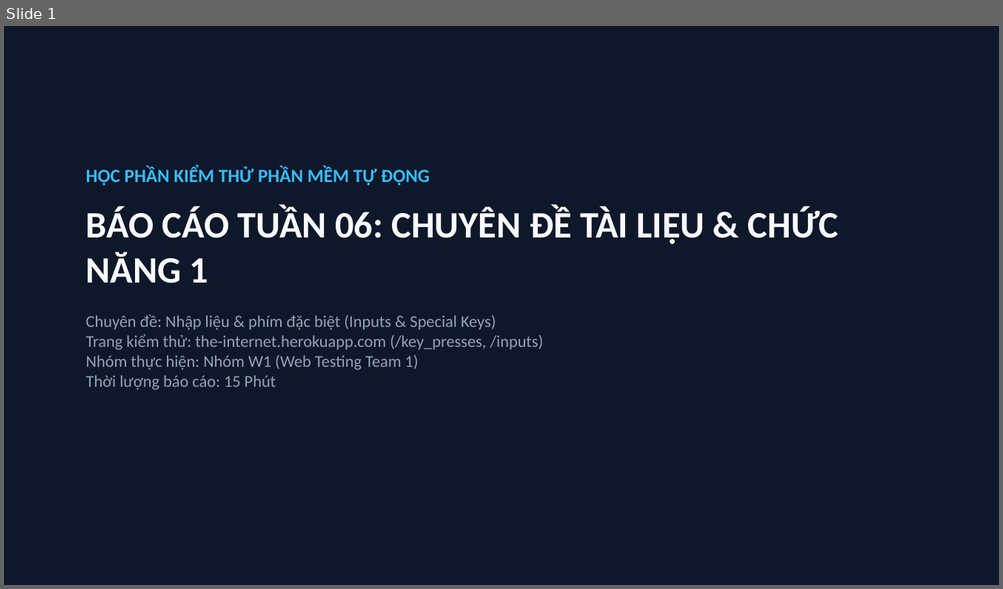
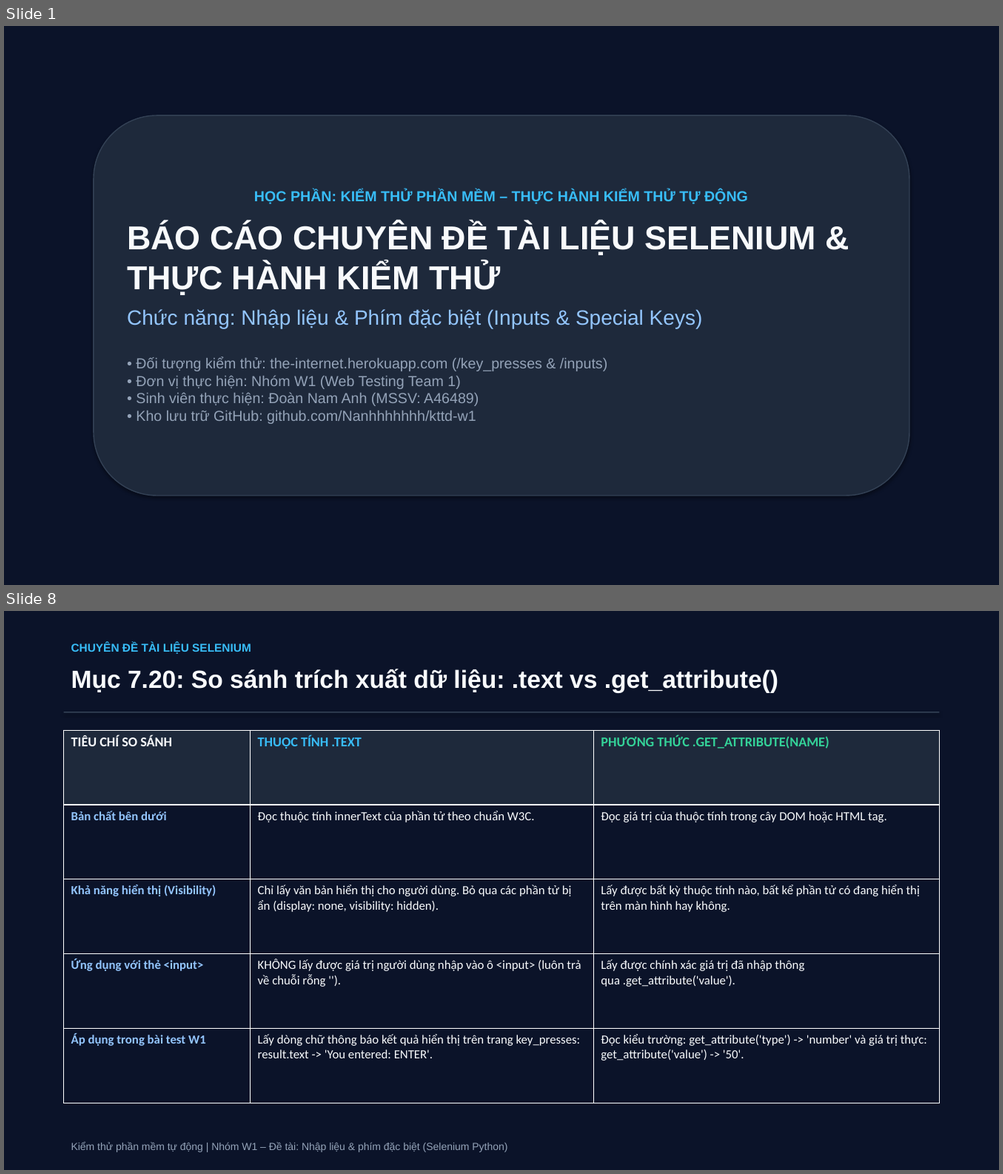
Before and after one commit to Nanhhhhhhh/kttd-w1, a slide deck: tuan-06/slide_tuan06_w1.pptx. Shown one above the other, each under a label of ours: slide 1 before the commit, slides 1 and 8 after it; the slides between them are not shown. The pictures are 1003x589 and 1003x1174 pixels, drawn with LibreOffice and Linux fonts; fonts in the diff are those of the drawing. Boxes give left, top, right and bottom in pixels: in the first picture for what was removed or moved away, otherwise in the second. Text is boxed around its words. In the diff, an @@ line names an element or a change of style, - is before the commit and + after.

Commit message:
T06: Nâng cấp bộ Slide báo cáo 18 trang chuyên sâu (PPTX & HTML)

```diff
--- a/tuan-06/slide_tuan06_w1.pptx
+++ b/tuan-06/slide_tuan06_w1.pptx
@@ slide 8 added at [4,611,999,1170], background #FFFFFF @@
@@ rectangle added at [4,611,999,1170], fill #0B1329 @@
@@ text added at [71,643,251,654], 11 pt, text #38BDF8, bold @@
+CHUYÊN ĐỀ TÀI LIỆU SELENIUM
@@ text added at [71,669,778,693], 24 pt, text #F8FAFC, bold @@
+Mục 7.20: So sánh trích xuất dữ liệu: .text vs .get_attribute()
@@ rectangle added at [64,712,939,712], fill #334155 @@
@@ table added at [64,730,939,1103], 5 rows, 3 columns @@
+TIÊU CHÍ SO SÁNH | THUỘC TÍNH .TEXT | PHƯƠNG THỨC .GET_ATTRIBUTE(NAME)
+Bản chất bên dưới | Đọc thuộc tính innerText của phần tử theo chuẩn W3C. | Đọc giá trị của thuộc tính trong cây DOM hoặc HTML tag.
+Khả năng hiển thị (Visibility) | Chỉ lấy văn bản hiển thị cho người dùng. Bỏ qua các phần tử bị ẩn (display: none, visibility: hidden). | Lấy được bất kỳ thuộc tính nào, bất kể phần tử có đang hiển thị trên màn hình hay không.
+Ứng dụng với thẻ <input> | KHÔNG lấy được giá trị người dùng nhập vào ô <input> (luôn trả về chuỗi rỗng ''). | Lấy được chính xác giá trị đã nhập thông qua .get_attribute('value').
+Áp dụng trong bài test W1 | Lấy dòng chữ thông báo kết quả hiển thị trên trang key_presses: result.text -> 'You entered: ENTER'. | Đọc kiểu trường: get_attribute('type') -> 'number' và giá trị thực: get_attribute('value') -> '50'.
@@ text added at [71,1142,507,1153], 10 pt, text #94A3B8 @@
+Kiểm thử phần mềm tự động | Nhóm W1 – Đề tài: Nhập liệu & phím đặc biệt (Selenium Python)
@@ slide 1 changed as well @@
@@ rectangle at [4,26,999,585]: fill #0F172A to #0B1329 @@
@@ rounded rectangle "HỌC PHẦN: KIỂM THỬ PHẦN ...": place and size @@
-rounded rectangle "HỌC PHẦN: KIỂM THỬ PHẦN ..." at [86,167,838,390]
+rounded rectangle "HỌC PHẦN: KIỂM THỬ PHẦN ..." at [94,116,909,496]
@@ rounded rectangle "HỌC PHẦN: KIỂM THỬ PHẦN ..." at [94,116,909,496]: vertical alignment top to middle; fill none to #1E293B; outline none to #334155 1 pt; shadow on @@
@@ text in rounded rectangle at [127,190,815,424]: text changed; size 16 to 14 pt; font Calibri to Arial @@
-HỌC PHẦN KIỂM THỬ PHẦN MỀM TỰ ĐỘNG
-BÁO CÁO TUẦN 06: CHUYÊN ĐỀ TÀI LIỆU & CHỨC NĂNG 1
-Chuyên đề: Nhập liệu & phím đặc biệt (Inputs & Special Keys)
-Trang kiểm thử: the-internet.herokuapp.com (/key_presses, /inputs)
-Nhóm thực hiện: Nhóm W1 (Web Testing Team 1)
-Thời lượng báo cáo: 15 Phút
+HỌC PHẦN: KIỂM THỬ PHẦN MỀM – THỰC HÀNH KIỂM THỬ TỰ ĐỘNG
+BÁO CÁO CHUYÊN ĐỀ TÀI LIỆU SELENIUM & THỰC HÀNH KIỂM THỬ
+Chức năng: Nhập liệu & Phím đặc biệt (Inputs & Special Keys)
+• Đối tượng kiểm thử: the-internet.herokuapp.com (/key_presses & /inputs)
+• Đơn vị thực hiện: Nhóm W1 (Web Testing Team 1)
+• Sinh viên thực hiện: Đoàn Nam Anh (MSSV: A46489)
+• Kho lưu trữ GitHub: github.com/Nanhhhhhhh/kttd-w1
```
Also in this commit, not shown: 3 other slides changed, 13 other slides added, 5 slides removed, 3 other files.
